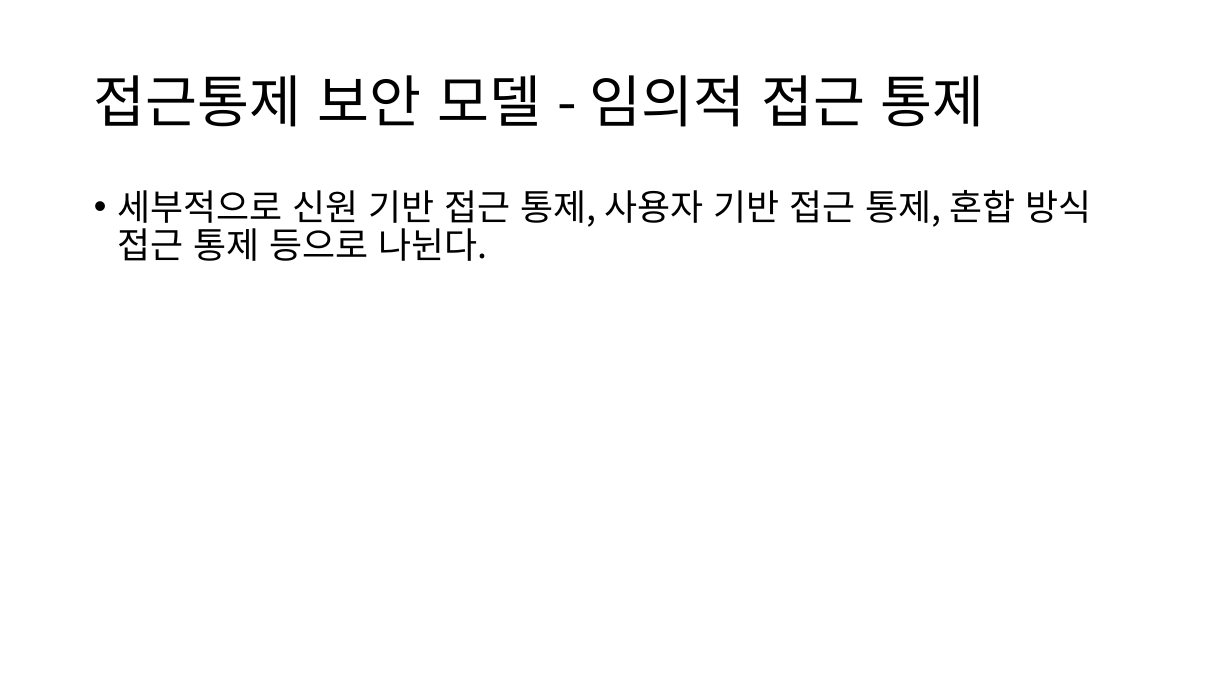
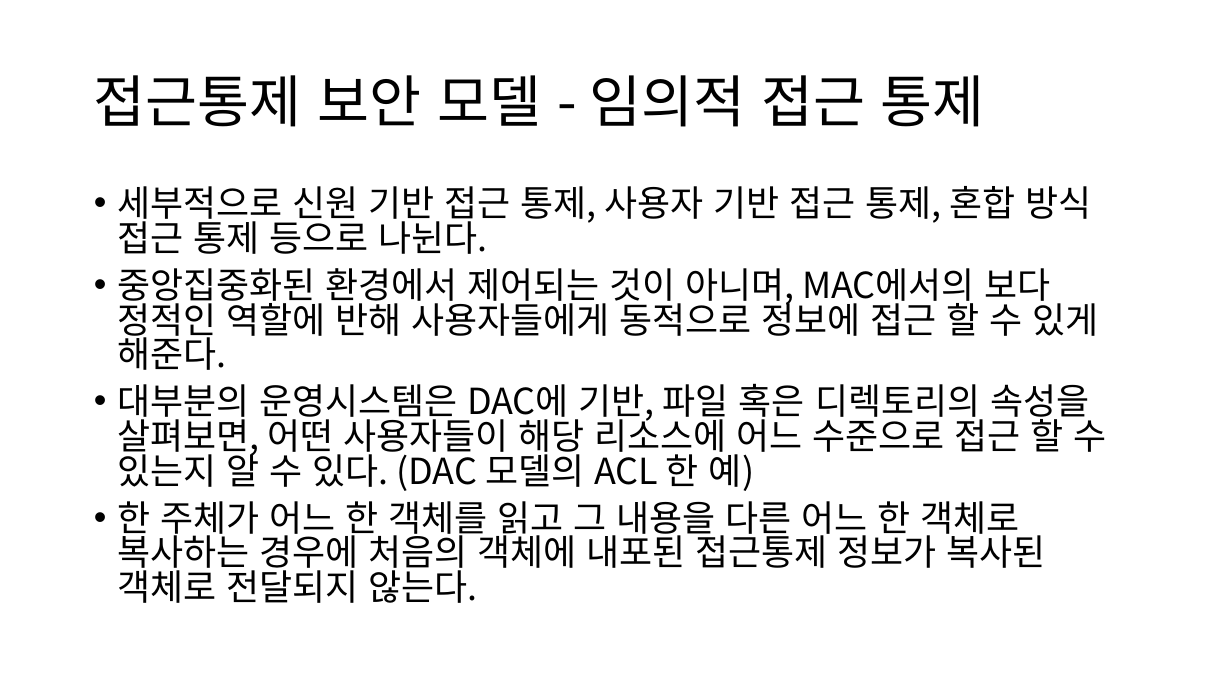
Before and after one commit to YJLII/Security, a slide deck: slide 31 of 정보보호론 Part 03 접근통제.pptx. Drawn at 1232x693 pixels with LibreOffice and Linux fonts; fonts in the diff are those of the drawing. Boxes give left, top, right and bottom in pixels: in the first picture for what was removed or moved away, otherwise in the second. Text is boxed around its words. In the diff, an @@ line names an element or a change of style, - is before the commit and + after.

```diff
--- a/정보보호론 Part 03 접근통제.pptx
+++ b/정보보호론 Part 03 접근통제.pptx
@@ text at bbox=[117, 186, 1092, 254]: line spacing 0.9 to 0.8 @@
@@ text at bbox=[117, 268, 1107, 603]: paragraphs added @@
+• 중앙집중화된 환경에서 제어되는 것이 아니며, MAC에서의 보다 정적인 역할에 반해 사용자들에게 동적으로 정보에 접근 할 수 있게 해준다.
+• 대부분의 운영시스템은 DAC에 기반, 파일 혹은 디렉토리의 속성을 살펴보면, 어떤 사용자들이 해당 리소스에 어느 수준으로 접근 할 수 있는지 알 수 있다. (DAC 모델의 ACL 한 예)
+• 한 주체가 어느 한 객체를 읽고 그 내용을 다른 어느 한 객체로 복사하는 경우에 처음의 객체에 내포된 접근통제 정보가 복사된 객체로 전달되지 않는다.
```
Also in this commit, not shown: 8 slides added.
